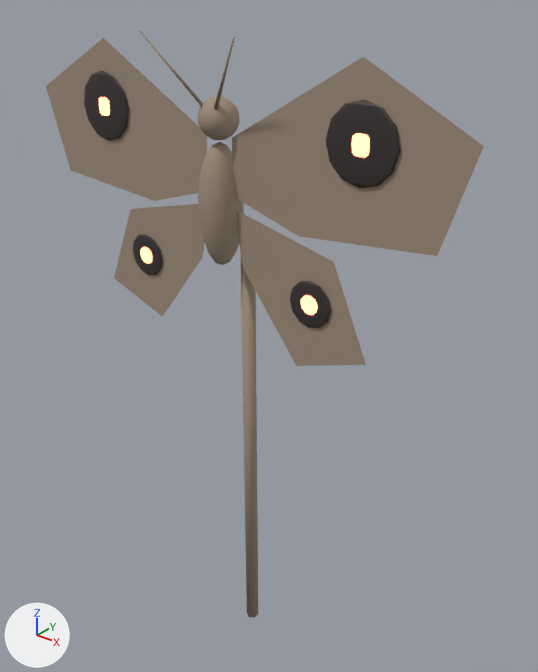
What one commit did to the glTF model props/giant_moth.glb.
Both versions are drawn from a 50 mm camera at (1.22, -1.19, 1.97) aimed at (0.04, 0.3, 1.05). Every picture has the same lights, and +X, +Y and +Z are marked at lower left. The older version comes first. Where no turn or scale is listed for an object, it has been applied to the vertices.

Names of what the first picture shows: 'Moth_Body', 'Wing_L_Membrane', 'Wing_R_Membrane'.
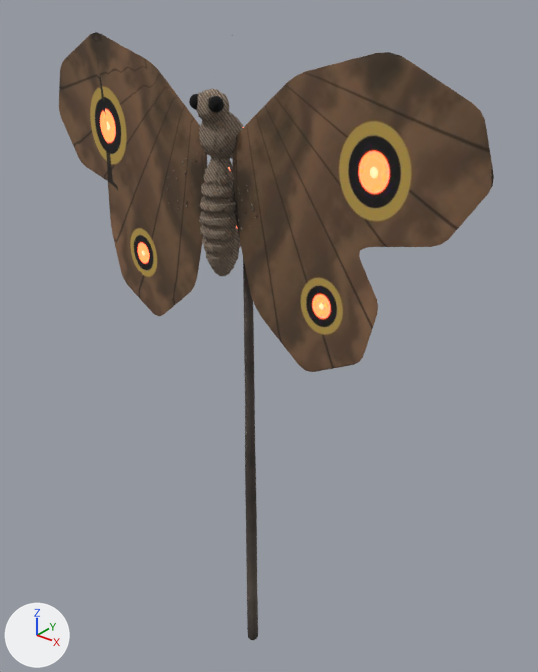
Where the change shows, as pixel boxes (x1, y1, x2, y2) in the pictures (538 x 672 px):
'Wing_L_Membrane', reshaped, moved, rescaled, recoloured (red to brown): before (232, 57, 484, 366); after (232, 52, 494, 372)
'Wing_R_Membrane', reshaped, moved, rescaled, recoloured (red to brown, 8% narrower): before (46, 38, 207, 317); after (59, 32, 207, 316)
'Moth_Body', reshaped, moved, rescaled: before (140, 31, 258, 618); after (167, 35, 257, 276)
'Moth_Perch', added: after (243, 259, 258, 640)
'Moth_Eyes', added: after (189, 94, 224, 112)
part 1 of me_moth_body, deleted (beige): before (198, 97, 240, 140)
part 2 of me_moth_body, deleted (beige): before (198, 142, 244, 265)
part 3 of me_moth_body, deleted: before (214, 37, 235, 109)
part 4 of me_moth_body, deleted: before (140, 31, 204, 107)
part 5 of me_moth_body, cut back: before (240, 252, 258, 618); after (167, 88, 257, 276)
part 6 of me_wing_l_membrane, deleted: before (326, 100, 400, 188)
part 7 of me_wing_l_membrane, deleted: before (290, 281, 331, 328)
part 8 of me_wing_l_membrane, deleted: before (352, 133, 370, 157)
part 9 of me_wing_l_membrane, deleted: before (301, 295, 318, 315)
part 10 of me_wing_l_membrane, cut back: before (232, 57, 484, 366); after (232, 52, 494, 372)
part 11 of me_wing_r_membrane, deleted: before (84, 71, 128, 141)
part 12 of me_wing_r_membrane, deleted: before (133, 234, 162, 275)
part 13 of me_wing_r_membrane, deleted: before (99, 97, 110, 116)
part 14 of me_wing_r_membrane, deleted: before (140, 247, 153, 264)
part 15 of me_wing_r_membrane, cut back: before (46, 38, 207, 317); after (59, 32, 207, 316)

Patch to the scene script:
```diff
--- a/props/giant_moth.glb.py
+++ b/props/giant_moth.glb.py
@@ mat_giant_moth_pbr @@
+mat_giant_moth_pbr = bpy.data.materials.new('giant_moth_PBR')
+# uses the picture img_giant_moth_color
+# uses the picture img_giant_moth_emit
+# uses the picture img_giant_moth_normal
+# uses the picture img_giant_moth_orm
@@ me_moth_body @@
 # used by ob_moth_body; parent = ob_giant_moth; location = (0.0, 0.0, 0.0)
-me_moth_body.from_pydata(...)  # 256 vertices, 492 faces; spans x -0.14..0.14, y 0.05..0.27, z 0.0..1.85
-me_moth_body.materials.append(mat_moth_wing)  # beige #a08e7c
+me_moth_body.from_pydata(...)  # 6192 vertices, 11942 faces; spans x -0.45..0.45, y -0.29..0.29, z -1.0..1.0
+# me_moth_body part 1: the loose piece of 114 vertices spanning x -0.05..0.05, y 0.1..0.2, z 1.61..1.71 is deleted
+# me_moth_body part 2: the loose piece of 114 vertices spanning x -0.05..0.05, y 0.09..0.21, z 1.29..1.61 is deleted
+# me_moth_body part 3: the loose piece of 8 vertices spanning x 0.02..0.14, y 0.05..0.13, z 1.69..1.85 is deleted
+# me_moth_body part 4: the loose piece of 8 vertices spanning x -0.14..-0.02, y 0.05..0.13, z 1.69..1.85 is deleted
+# me_moth_body part 5: 12 vertices removed from x -0.02..0.02, y 0.23..0.27, z 0.0..1.3; 6189 vertices added at x -0.45..0.38, y -0.25..0.29, z -1.0..0.87
+# other edits to the shape of me_moth_body do not show in these pictures
+me_moth_body.materials.append(mat_giant_moth_pbr)
@@ me_wing_l_membrane @@
 # used by ob_wing_l_membrane; parent = ob_wing_l; location = (0.0, 0.0, 0.0)
-me_wing_l_membrane.from_pydata(...)  # 299 vertices, 567 faces; spans x 0.0..0.62, y -0.01..0.0, z -0.42..0.32
-me_wing_l_membrane.materials.append(mat_moth_wing)  # beige #a08e7c
-me_wing_l_membrane.materials.append(mat_moth_eyespot)  # dark grey #383030
-me_wing_l_membrane.materials.append(mat_eye_glow_red)  # black #272727, glowing red #ff3f27
+me_wing_l_membrane.from_pydata(...)  # 1154 vertices, 2304 faces; spans x -0.833..0.833, y -0.048..0.048, z -1.0..1.0
+# me_wing_l_membrane part 6: the loose piece of 82 vertices spanning x 0.27..0.45, y -0.009..-0.001, z 0.06..0.24 is deleted
+# me_wing_l_membrane part 7: the loose piece of 82 vertices spanning x 0.18..0.3, y -0.008..-0.002, z -0.3..-0.18 is deleted
+# me_wing_l_membrane part 8: the loose piece of 62 vertices spanning x 0.325..0.395, y -0.01..-0.006, z 0.115..0.185 is deleted
+# me_wing_l_membrane part 9: the loose piece of 62 vertices spanning x 0.215..0.265, y -0.009..-0.007, z -0.265..-0.215 is deleted
+# me_wing_l_membrane part 10: 11 vertices removed from x 0.0..0.62, y 0.0, z -0.42..0.32; 1154 vertices added at x -0.833..0.833, y -0.048..0.048, z -1.0..1.0
+me_wing_l_membrane.materials.append(mat_giant_moth_pbr)
@@ me_wing_r_membrane @@
 # used by ob_wing_r_membrane; parent = ob_wing_r; location = (0.0, 0.0, 0.0)
-me_wing_r_membrane.from_pydata(...)  # 299 vertices, 567 faces; spans x -0.62..0.0, y -0.01..0.0, z -0.42..0.32
-me_wing_r_membrane.materials.append(mat_moth_wing)  # beige #a08e7c
-me_wing_r_membrane.materials.append(mat_moth_eyespot)  # dark grey #383030
-me_wing_r_membrane.materials.append(mat_eye_glow_red)  # black #272727, glowing red #ff3f27
+me_wing_r_membrane.from_pydata(...)  # 1154 vertices, 2304 faces; spans x -0.836..0.836, y -0.063..0.063, z -1.0..1.0
+# me_wing_r_membrane part 11: the loose piece of 82 vertices spanning x -0.45..-0.27, y -0.009..-0.001, z 0.06..0.24 is deleted
+# me_wing_r_membrane part 12: the loose piece of 82 vertices spanning x -0.3..-0.18, y -0.008..-0.002, z -0.3..-0.18 is deleted
+# me_wing_r_membrane part 13: the loose piece of 62 vertices spanning x -0.395..-0.325, y -0.01..-0.006, z 0.115..0.185 is deleted
+# me_wing_r_membrane part 14: the loose piece of 62 vertices spanning x -0.265..-0.215, y -0.009..-0.007, z -0.265..-0.215 is deleted
+# me_wing_r_membrane part 15: 11 vertices removed from x -0.62..0.0, y 0.0, z -0.42..0.32; 1154 vertices added at x -0.836..0.836, y -0.063..0.063, z -1.0..1.0
+me_wing_r_membrane.materials.append(mat_giant_moth_pbr)
@@ ob_moth_body @@
 ob_moth_body.parent = ob_giant_moth
-ob_moth_body.location = (0.0, 0.0, 0.0)
+ob_moth_body.location = (0.0107, 0.128, 1.559)
+ob_moth_body.scale = (0.296, 0.296, 0.296)
@@ ob_wing_l_membrane @@
 ob_wing_l_membrane.parent = ob_wing_l
-ob_wing_l_membrane.location = (0.0, 0.0, 0.0)
+ob_wing_l_membrane.location = (0.317, 0.0167, -0.0493)
+ob_wing_l_membrane.scale = (0.379, 0.379, 0.379)
@@ ob_wing_r_membrane @@
 ob_wing_r_membrane.parent = ob_wing_r
-ob_wing_r_membrane.location = (0.0, 0.0, 0.0)
+ob_wing_r_membrane.location = (-0.317, 0.0221, -0.0477)
+ob_wing_r_membrane.scale = (0.378, 0.378, 0.378)
@@ ob_moth_perch @@
+ob_moth_perch = bpy.data.objects.new('Moth_Perch', me_moth_perch_002)  # 1002 vertices, 2000 faces; spans x -0.019..0.019, y -0.018..0.018, z -0.726..0.726
+ob_moth_perch.location = (0.0, 0.25, 0.607)
@@ ob_moth_eyes @@
+ob_moth_eyes = bpy.data.objects.new('Moth_Eyes', me_moth_eyes)  # a UV sphere (12 segments, 8 rings, poles along z) spanning x -0.048..-0.012, y -0.018..0.018, z -0.018..0.018; a UV sphere (12 segments, 8 rings, poles along z) spanning x 0.012..0.048, y -0.018..0.018, z -0.018..0.018
+ob_moth_eyes.location = (0.0, 0.11, 1.7)
```
